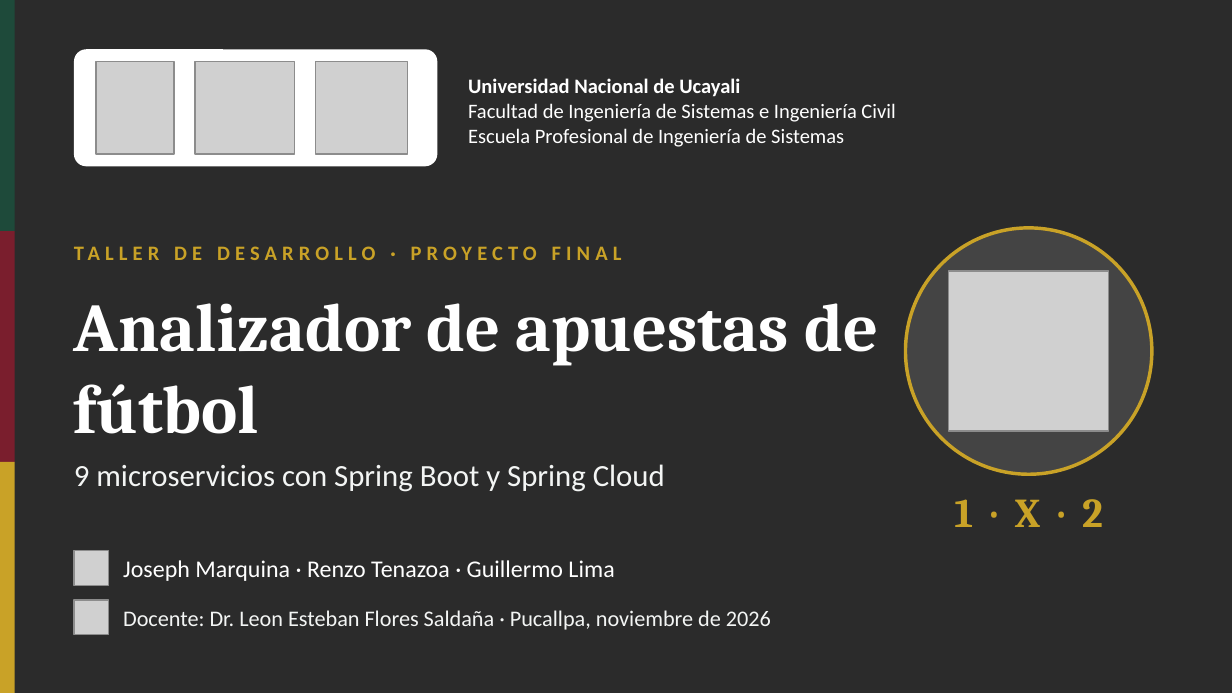
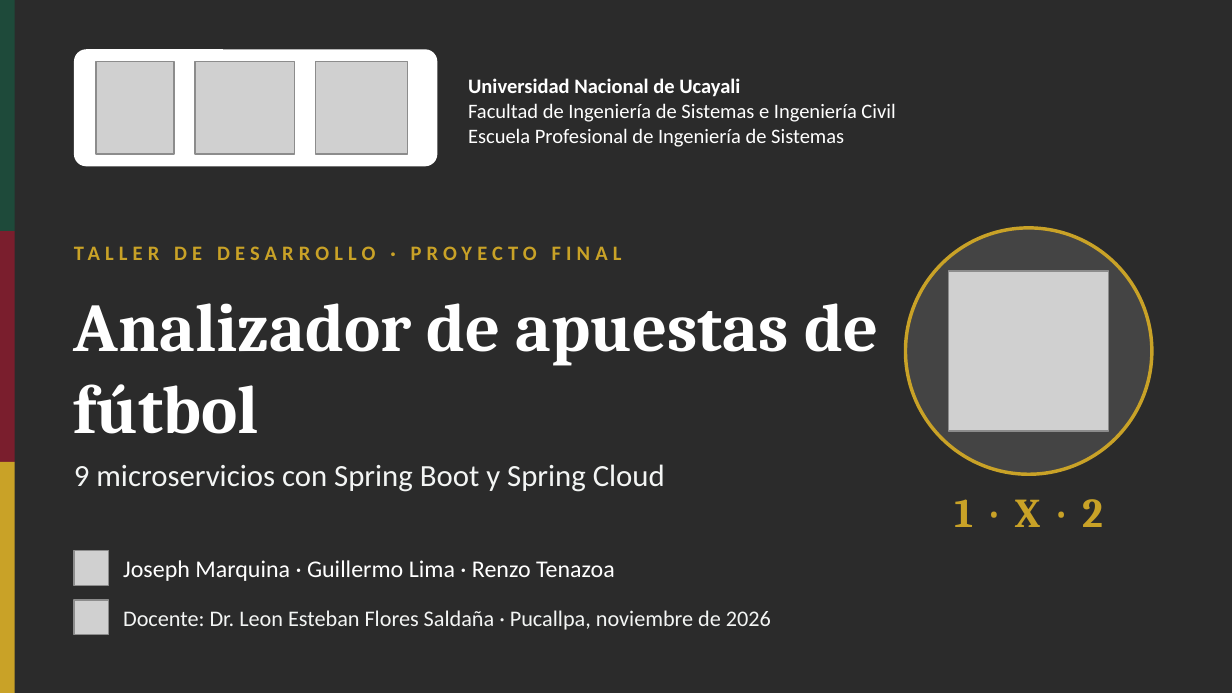
Before and after one commit to Renindstone/app-apuestas-universidad, a slide deck: slide 1 of docs/PresentacionApuestas_2nov2026.pptx. Drawn at 1232x693 pixels with LibreOffice and Linux fonts; fonts in the diff are those of the drawing; grey boxes stand for pictures; background and template pictures are left out; a plain dark background stands for a picture behind light text. Boxes give left, top, right and bottom in pixels: in the first picture for what was removed or moved away, otherwise in the second. Text is boxed around its words. In the diff, an @@ line names an element or a change of style, - is before the commit and + after.

```diff
--- a/docs/PresentacionApuestas_2nov2026.pptx
+++ b/docs/PresentacionApuestas_2nov2026.pptx
@@ text at bbox=[123, 560, 615, 581]: text changed @@
-Joseph Marquina · Renzo Tenazoa · Guillermo Lima
+Joseph Marquina · Guillermo Lima · Renzo Tenazoa
```
Also in this commit, not shown: 15 other slides changed, 8 slides added, 1 slide removed, 3 other files.
